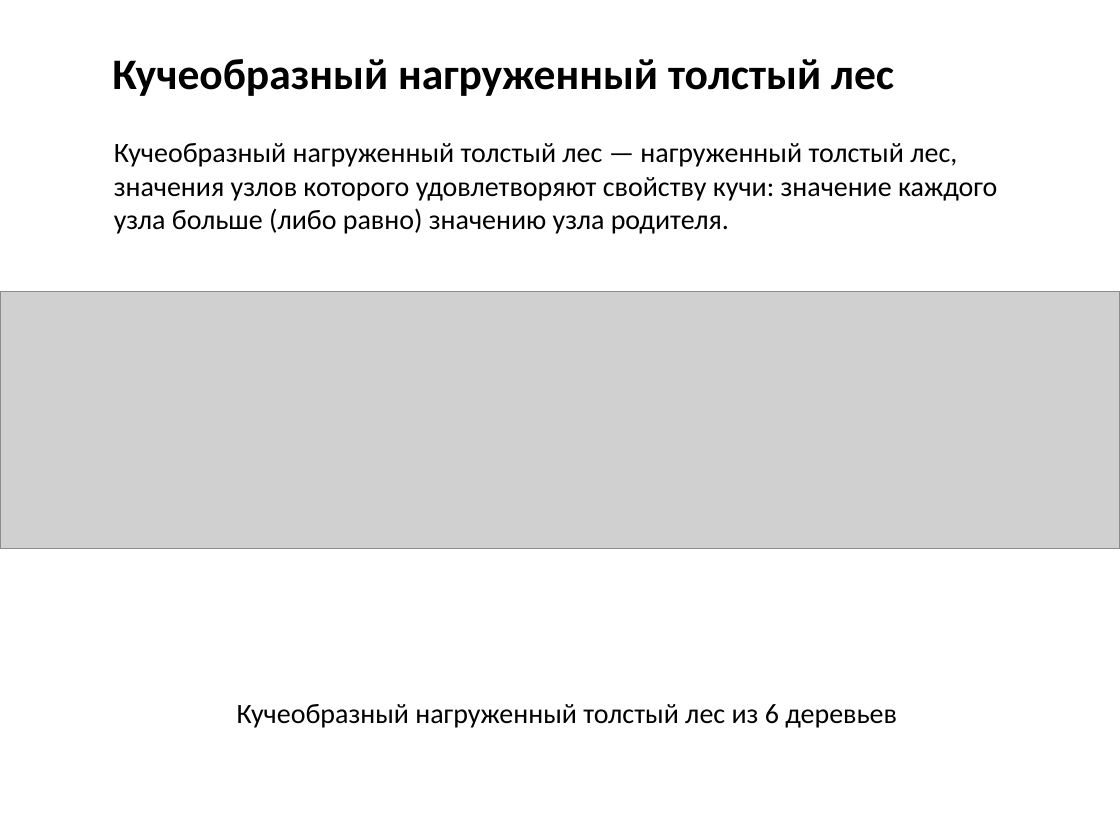
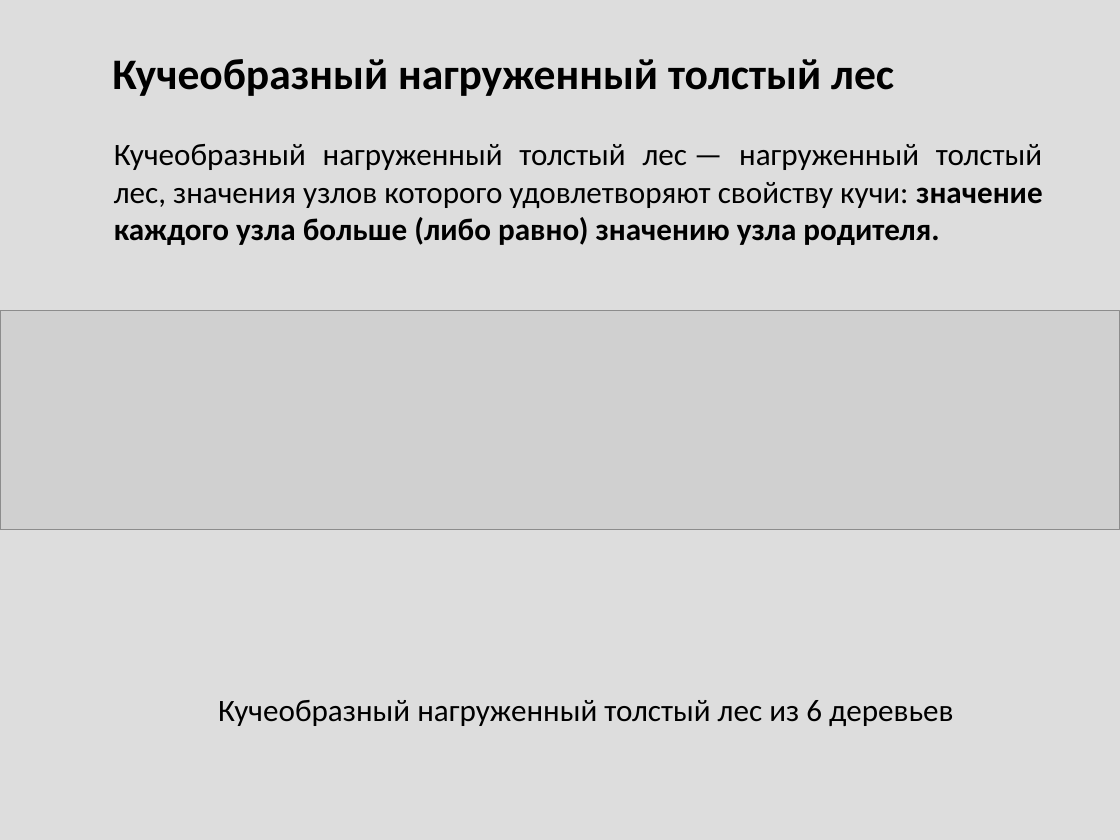
Before and after one commit to Mustang98/ThickHeap, a slide deck: slide 8 of ThickHeap_Presentation.ppsx (slide 7 before the commit). Drawn at 1120x840 pixels with LibreOffice and Linux fonts; fonts in the diff are those of the drawing; grey boxes stand for pictures. Boxes give left, top, right and bottom in pixels: in the first picture for what was removed or moved away, otherwise in the second. Text is boxed around its words. In the diff, an @@ line names an element or a change of style, - is before the commit and + after.

```diff
--- a/ThickHeap_Presentation.ppsx
+++ b/ThickHeap_Presentation.ppsx
@@ background #FFFFFF to #DDDDDD @@
@@ text "Кучеобразный нагруженный толстый лес — ..." at (x1=114, y1=144, x2=1042, y2=245): size 18 to 20 pt; bold on in "значение каждого узла больше (либо равно) значению ..."; alignment left to justified @@
@@ picture resized from (x1=0, y1=291, x2=1120, y2=549) to (x1=0, y1=310, x2=1120, y2=530) @@
@@ text "Кучеобразный нагруженный толстый лес из ..." moved from (x1=237, y1=704, x2=897, y2=728) to (x1=218, y1=700, x2=953, y2=726) @@
@@ text "Кучеобразный нагруженный толстый лес из ..." at (x1=218, y1=700, x2=953, y2=726): size 18 to 20 pt @@
```
Also in this commit, not shown: 15 other slides changed, 31 slides added, 2 slides removed, 2 other files.
